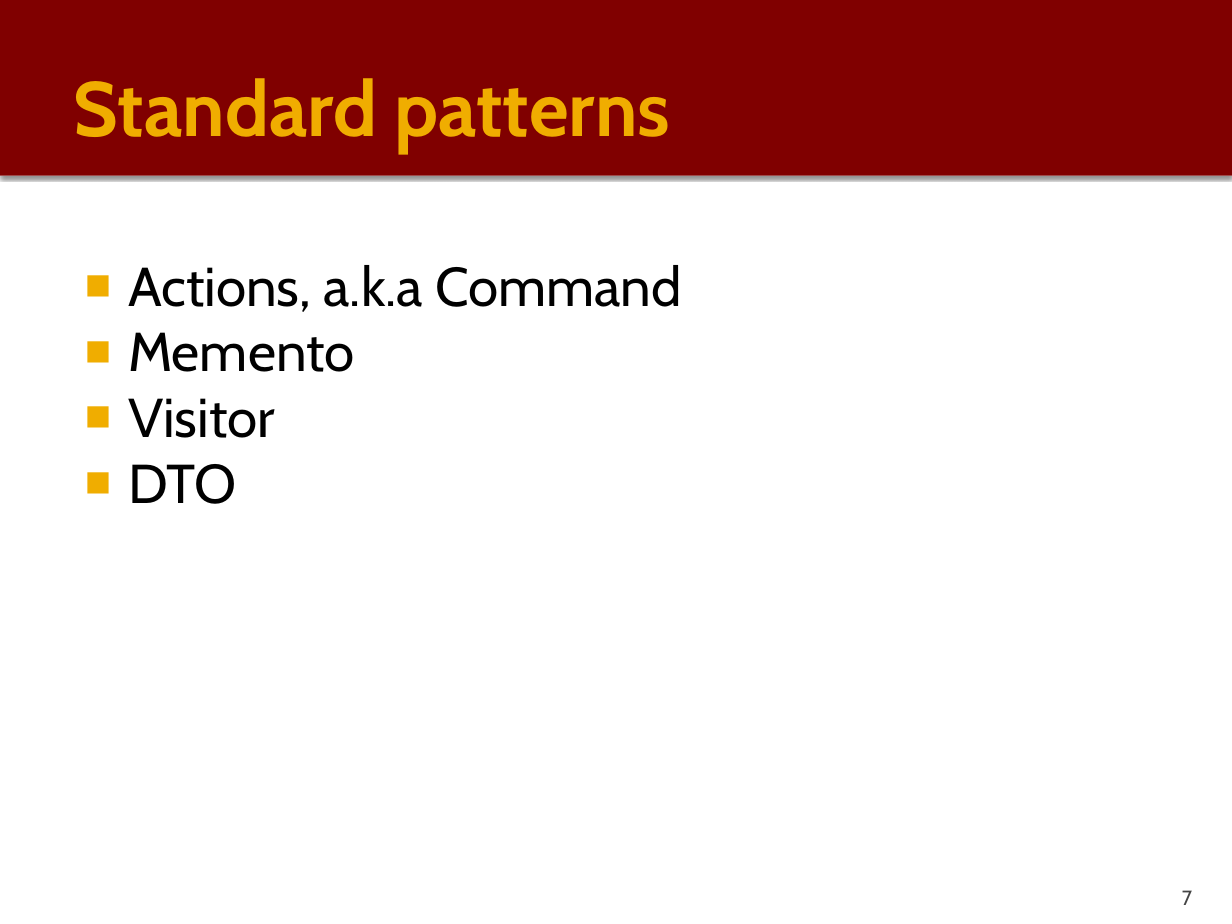
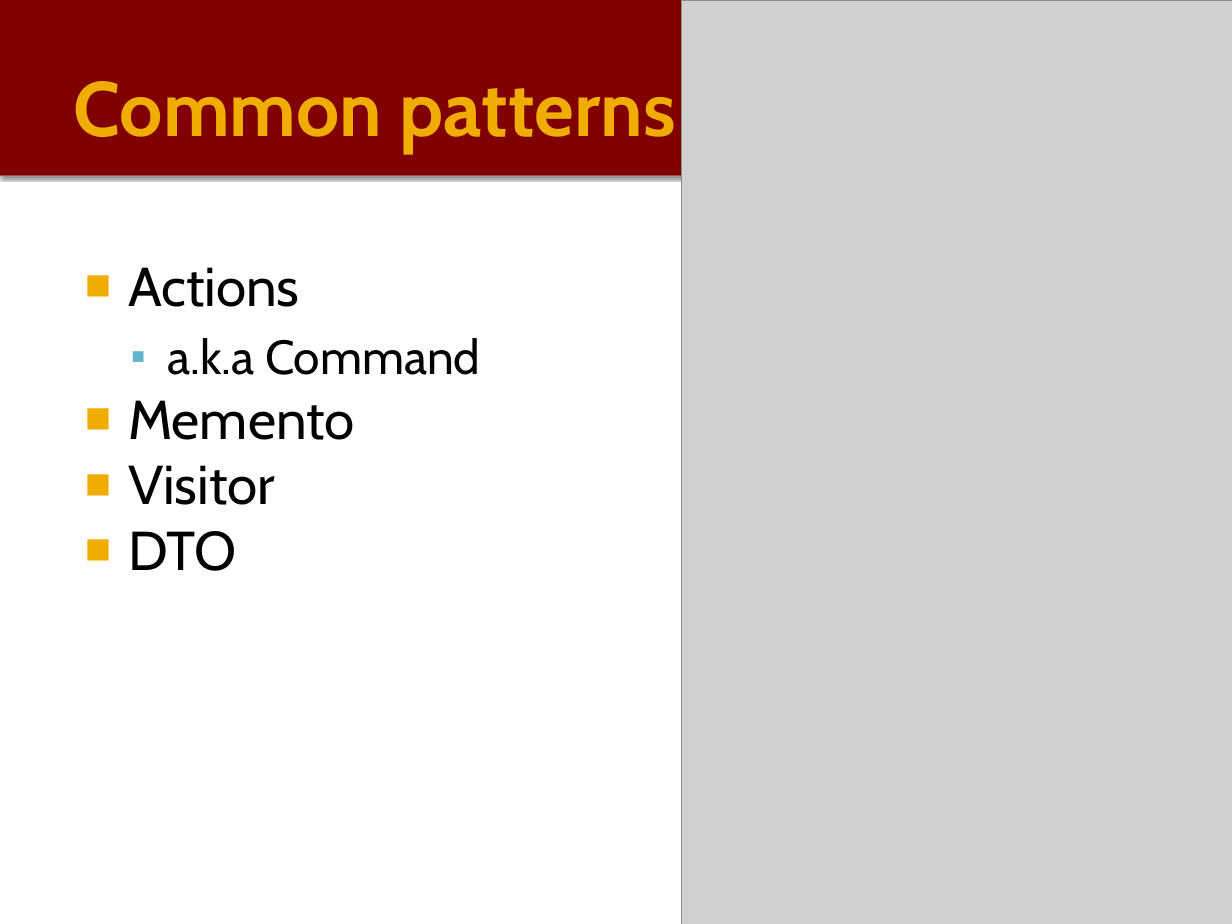
Before and after one commit to PauloGandraSousa/eapliframework, a slide deck: slide 7 of documentation/eapli.framework-Tech-Description.pptx. Drawn at 1232x924 pixels with LibreOffice and Linux fonts; fonts in the diff are those of the drawing; grey boxes stand for pictures. Boxes give left, top, right and bottom in pixels: in the first picture for what was removed or moved away, otherwise in the second. Text is boxed around its words. In the diff, an @@ line names an element or a change of style, - is before the commit and + after.

```diff
--- a/documentation/eapli.framework-Tech-Description.pptx
+++ b/documentation/eapli.framework-Tech-Description.pptx
@@ picture added at [681, 0, 1232, 924] @@
@@ title at [74, 81, 676, 153]: text changed @@
-Standard patterns
+Common patterns
@@ text at [128, 267, 480, 375]: text changed; size 32 to 28 pt @@
-■ Actions, a.k.a Command
+■ Actions
+  ▪ a.k.a Command
@@ page number removed at [1182, 890, 1192, 905] @@
-7
```
Also in this commit, not shown: 4 other slides changed, 1 slide added, 2 other files.
